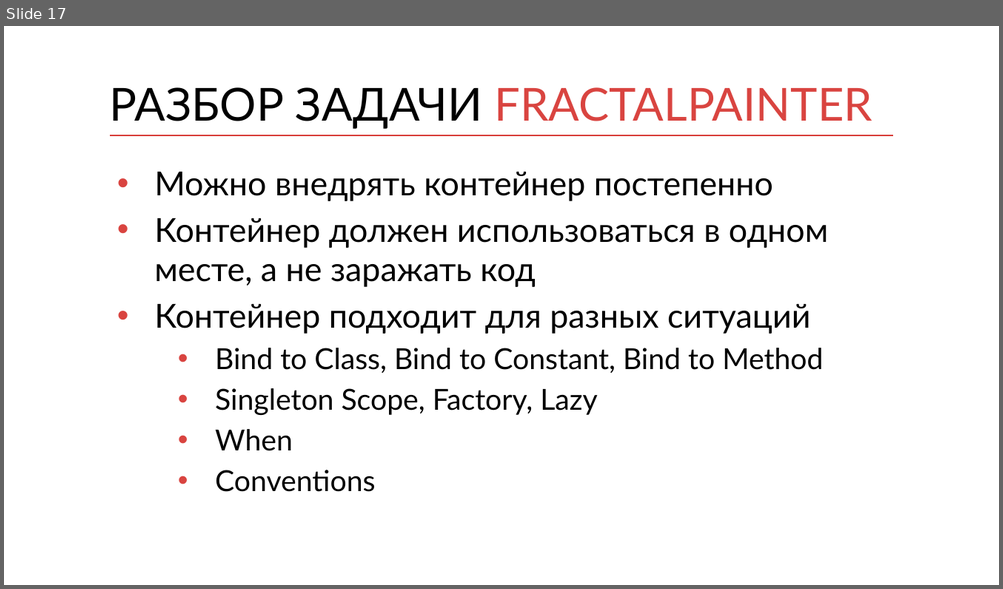
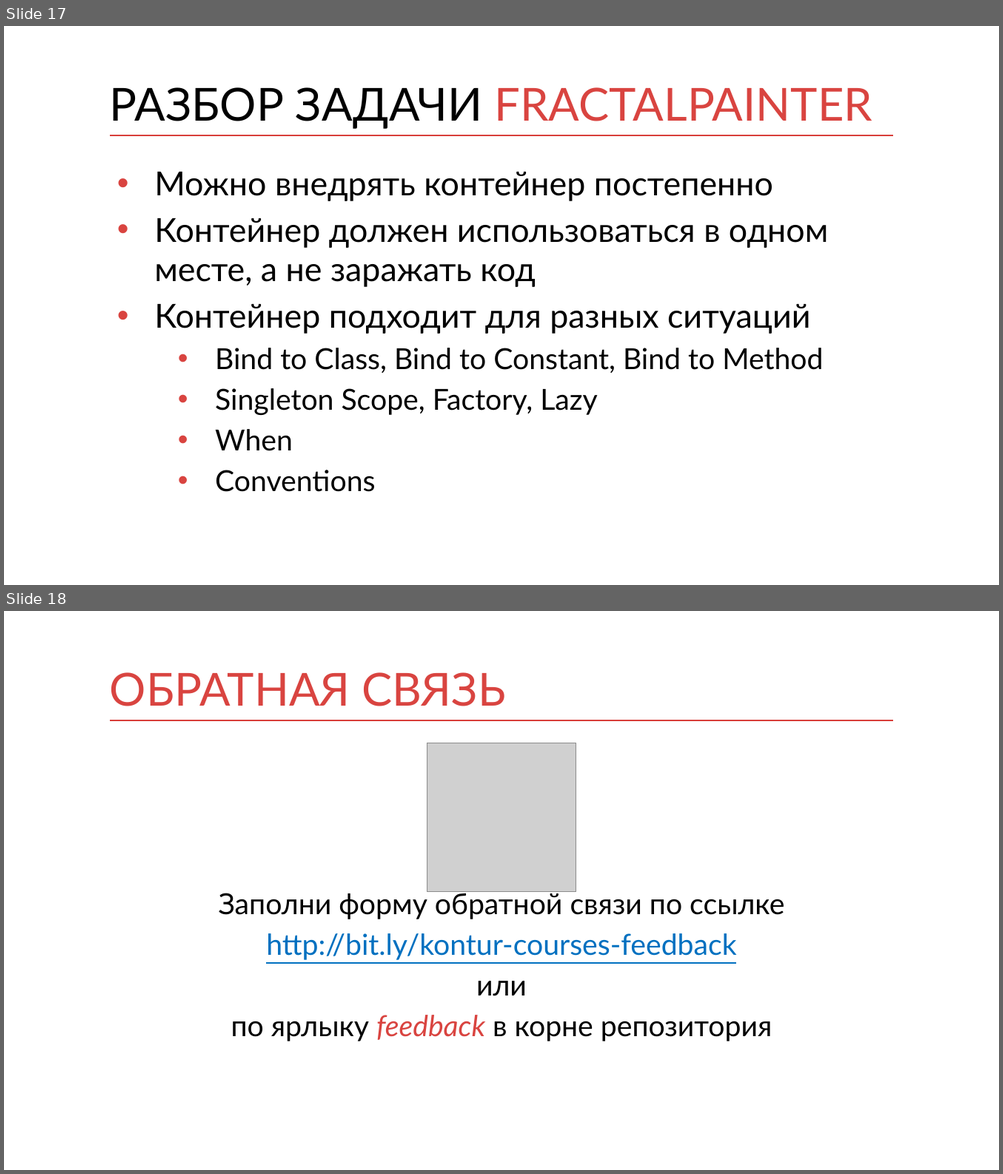
Before and after one commit to kontur-courses/di, a slide deck: di-v1.pptx. Shown one above the other, each under a label of ours: slide 17 before the commit, slides 17 and 18 after it. The pictures are 1003x589 and 1003x1174 pixels, drawn with LibreOffice and Linux fonts; fonts in the diff are those of the drawing; grey boxes stand for pictures. Boxes give left, top, right and bottom in pixels: in the first picture for what was removed or moved away, otherwise in the second. Text is boxed around its words. In the diff, an @@ line names an element or a change of style, - is before the commit and + after.

Commit message:
feedback

```diff
--- a/di-v1.pptx
+++ b/di-v1.pptx
@@ slide 18 added at (x1=4, y1=611, x2=999, y2=1170), background #FFFFFF; not listed: 1 template element that a slide beside it also shows @@
@@ title added at (x1=110, y1=672, x2=505, y2=706), 44 pt, text #D94440 @@
+ОБРАТНАЯ СВЯЗЬ
@@ picture added at (x1=427, y1=743, x2=576, y2=892) @@
@@ text added at (x1=219, y1=889, x2=784, y2=1042), 28 pt, text #000000 @@
+Заполни форму обратной связи по ссылке
+http://bit.ly/kontur-courses-feedback
+или
+по ярлыку feedback в корне репозитория
```
Also in this commit, not shown: 1 slide changed, 4 other files.
